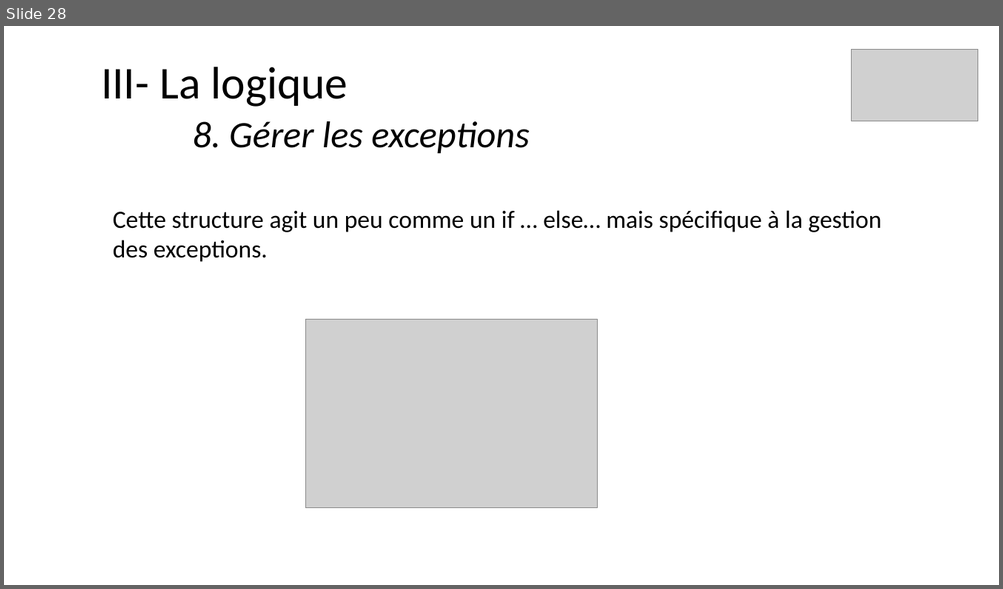
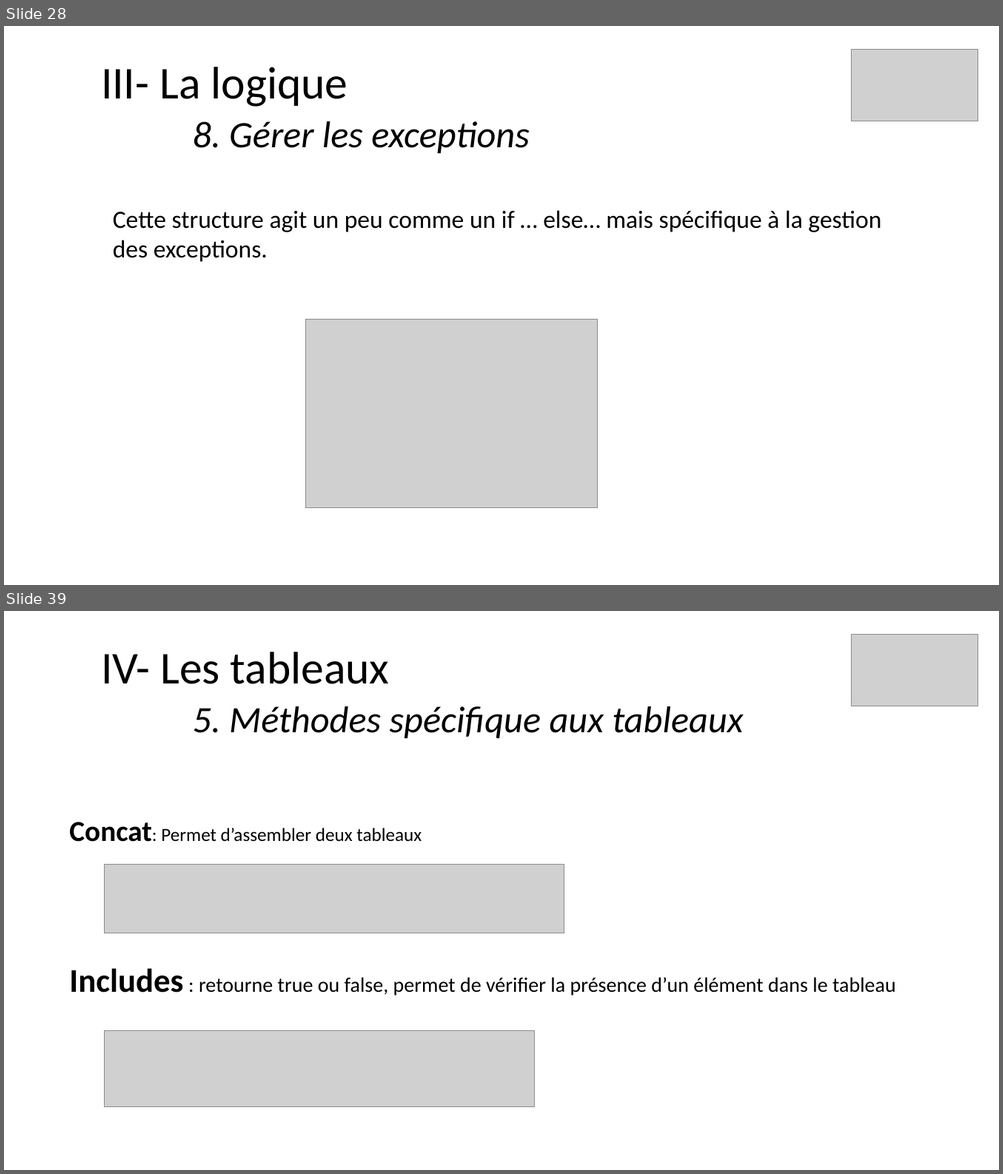
Before and after one commit to ArMb57/JavaScript, a slide deck: cours.pptx. Shown one above the other, each under a label of ours: slide 28 before the commit, slides 28 and 39 after it; the slides between them are not shown. The pictures are 1003x589 and 1003x1174 pixels, drawn with LibreOffice and Linux fonts; fonts in the diff are those of the drawing; grey boxes stand for pictures. Boxes give left, top, right and bottom in pixels: in the first picture for what was removed or moved away, otherwise in the second. Text is boxed around its words. In the diff, an @@ line names an element or a change of style, - is before the commit and + after.

Commit message:
Les tableaux

```diff
--- a/cours.pptx
+++ b/cours.pptx
@@ slide 39 added at [4,611,999,1170], background #FFFFFF @@
@@ title added at [101,652,743,738], 36 pt, text #000000, italic @@
+IV- Les tableaux
+5. Méthodes spécifique aux tableaux
@@ picture added at [851,634,978,706] @@
@@ text added at [69,822,896,996], 20 pt, text #000000 @@
+Concat: Permet d’assembler deux tableaux
+Includes : retourne true ou false, permet de vérifier la présence d’un élément dans le tableau
@@ picture added at [104,865,564,934] @@
@@ picture added at [104,1031,535,1107] @@
```
Also in this commit, not shown: 19 other slides added, 2 other files.
